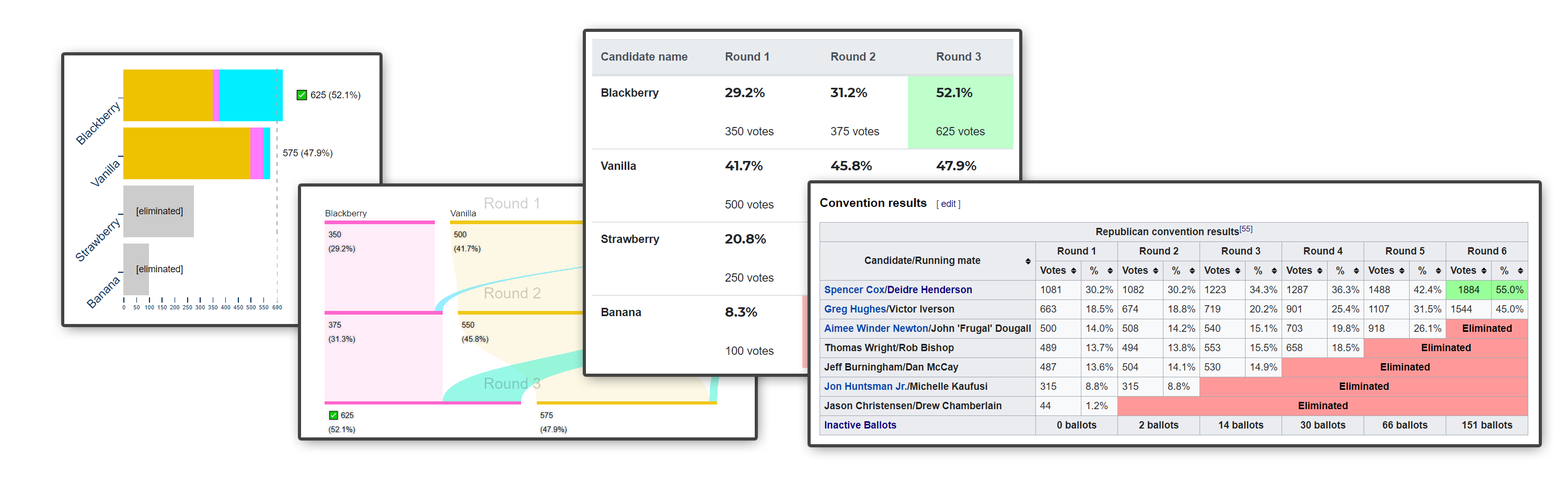
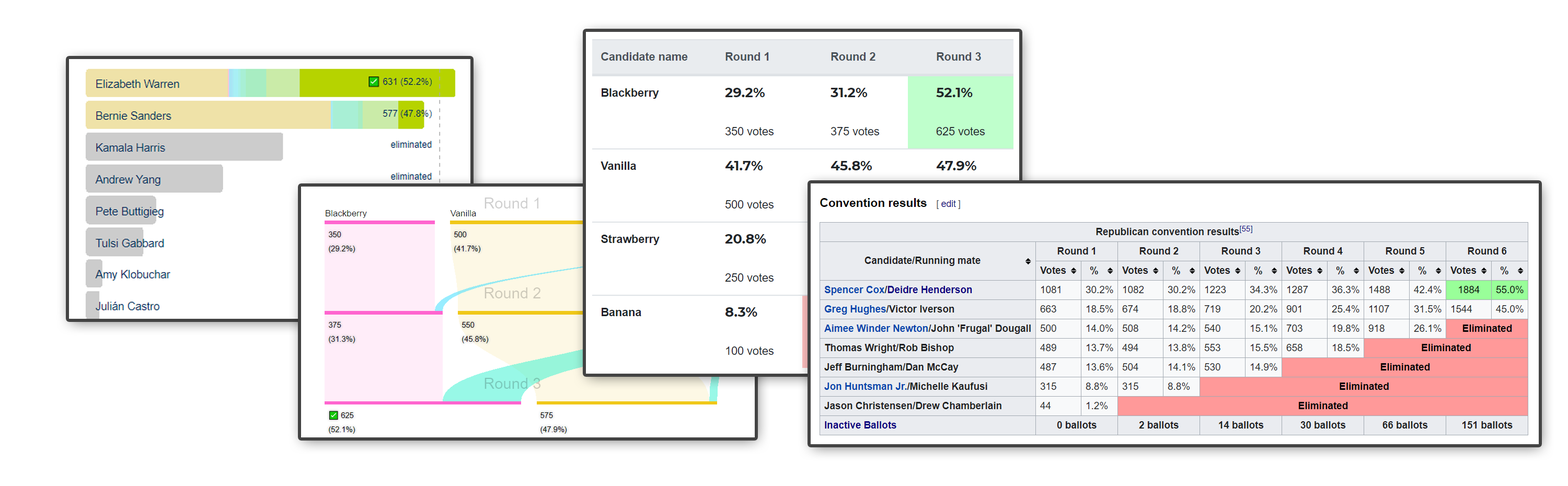
The second w=1568, h=486 image is a revision of the first. Changes to its layers:
added layer "Layer 6" above "Layer 1" over (75, 59, 456, 319)
hid "Layer 1" over (64, 55, 380, 325)
